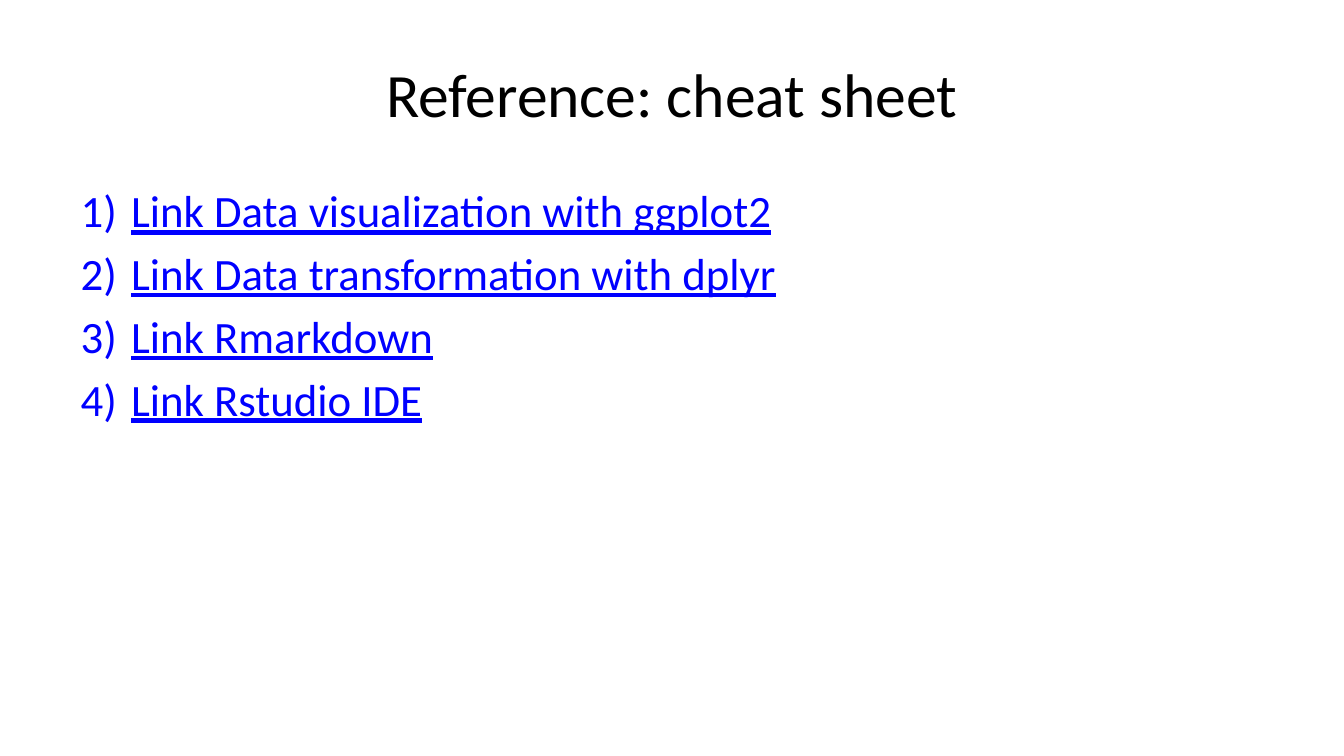
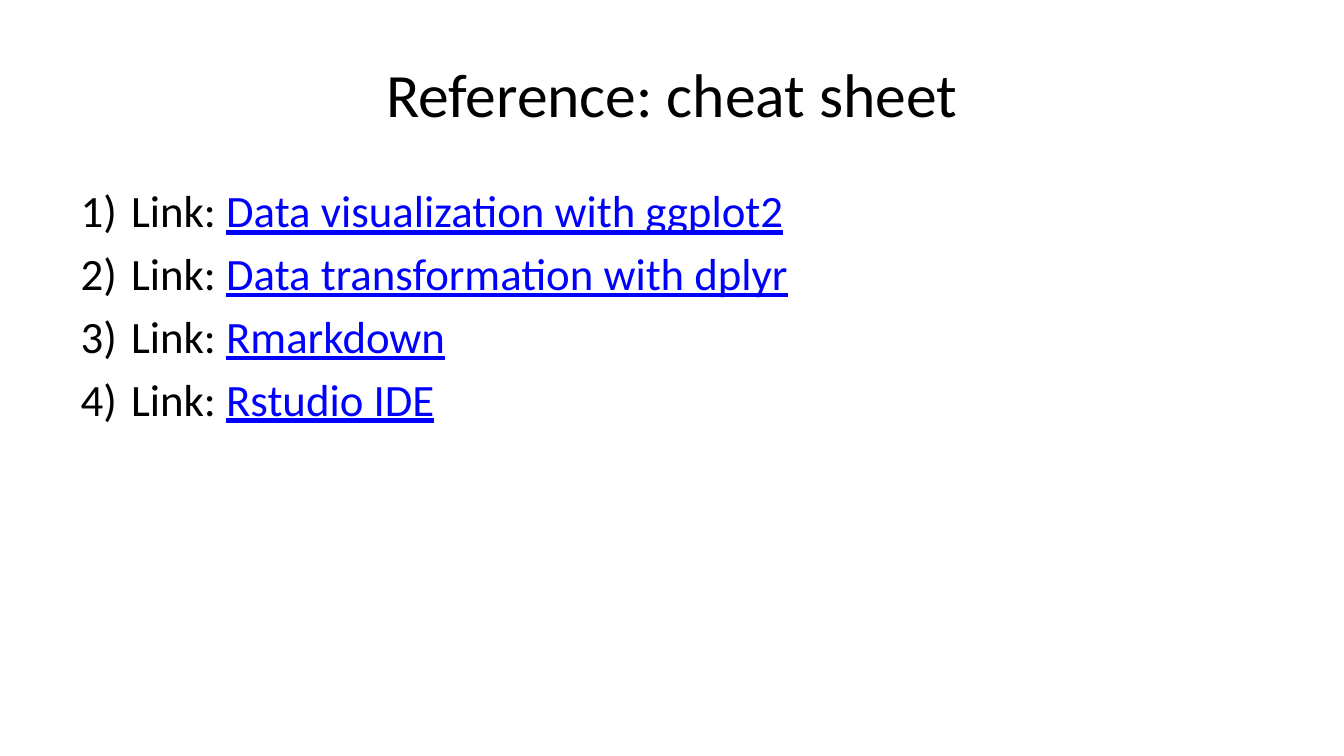
Before and after one commit to clobos/UFSCar_Sorocaba_15_03_23, a slide deck: slide 24 of slides_UFSCar.pptx (slide 25 before the commit). Drawn at 1344x756 pixels with LibreOffice and Linux fonts; fonts in the diff are those of the drawing. Boxes give left, top, right and bottom in pixels: in the first picture for what was removed or moved away, otherwise in the second. Text is boxed around its words. In the diff, an @@ line names an element or a change of style, - is before the commit and + after.

Commit message:
Little changed about references

```diff
--- a/slides_UFSCar.pptx
+++ b/slides_UFSCar.pptx
@@ text at (x1=131, y1=196, x2=787, y2=423): text changed @@
-1) Link Data visualization with ggplot2
-2) Link Data transformation with dplyr
-3) Link Rmarkdown
-4) Link Rstudio IDE
+1) Link: Data visualization with ggplot2
+2) Link: Data transformation with dplyr
+3) Link: Rmarkdown
+4) Link: Rstudio IDE
```
Also in this commit, not shown: 8 other slides changed, 1 slide removed, 6 other files.
